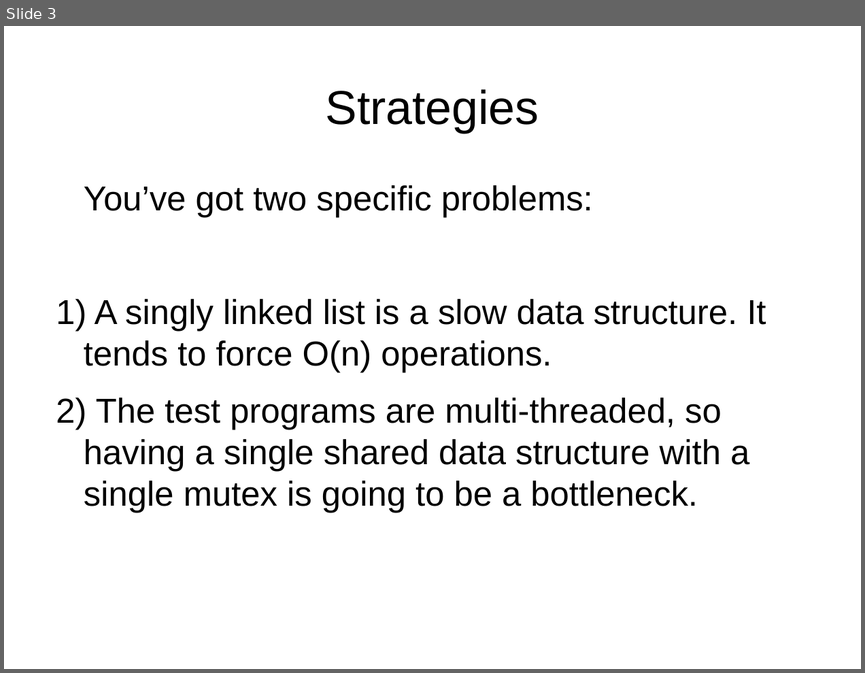
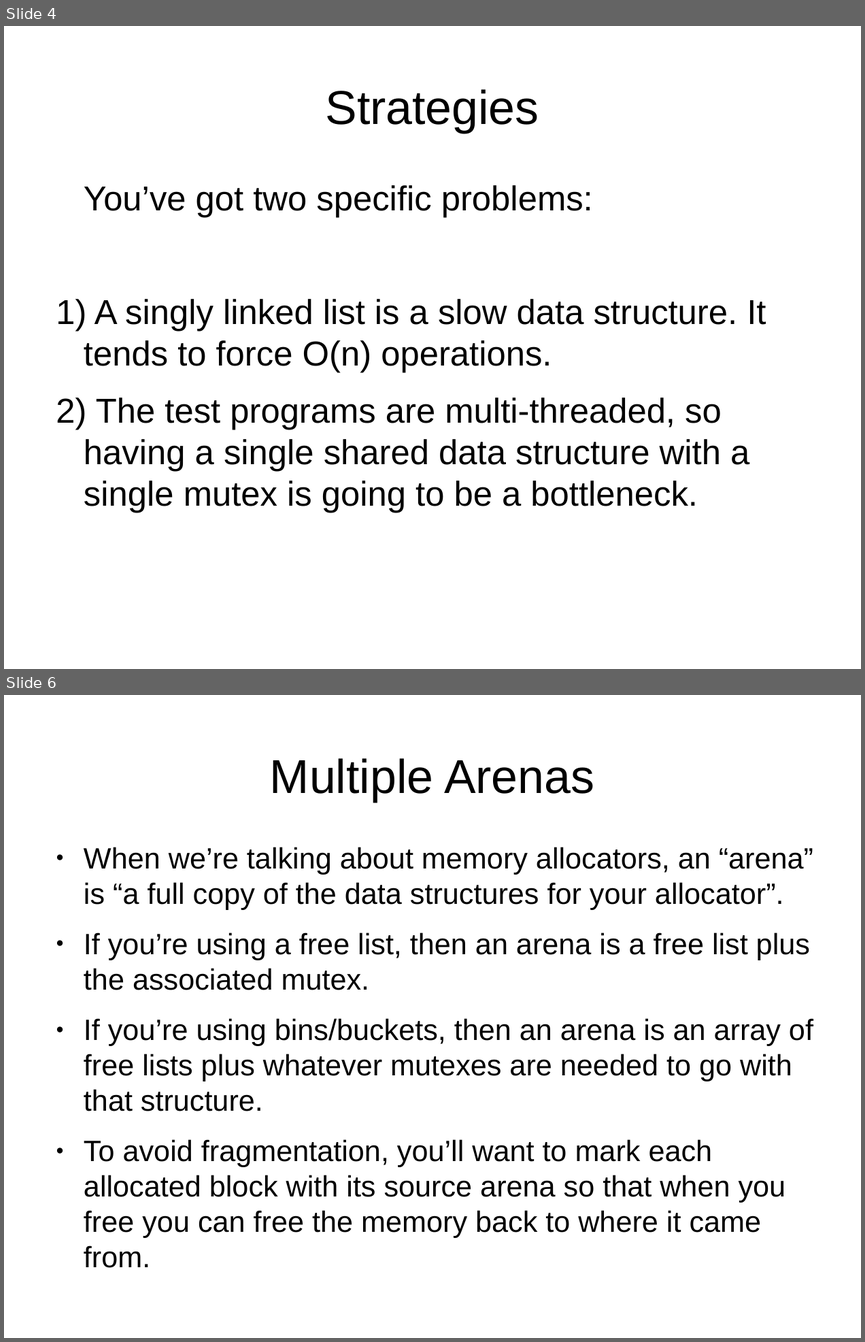
Before and after one commit to NatTuck/khoury-ntuck, a slide deck: courses/2020/01/cs3650/notes/18-advanced-malloc/ch02-hints.odp. Shown one above the other, each under a label of ours: slide 3 before the commit, slides 4 and 6 after it; the slides between them are not shown. The pictures are 865x673 and 865x1342 pixels, drawn with LibreOffice and Linux fonts; fonts in the diff are those of the drawing; background and template pictures are left out. Boxes give left, top, right and bottom in pixels: in the first picture for what was removed or moved away, otherwise in the second. Text is boxed around its words. In the diff, an @@ line names an element or a change of style, - is before the commit and + after.

Commit message:
3650: Lecture 19

```diff
--- a/courses/2020/01/cs3650/notes/18-advanced-malloc/ch02-hints.odp
+++ b/courses/2020/01/cs3650/notes/18-advanced-malloc/ch02-hints.odp
@@ slide 6 added at [4,695,861,1338], background #FFFFFF @@
@@ title added at [270,758,594,802], 44 pt, text #000000 @@
+Multiple Arenas
@@ text added at [84,847,813,1268], 27.2 pt, text #000000 @@
+● When we’re talking about memory allocators, an “arena” is “a full copy of the data structures for your allocator”.
+● If you’re using a free list, then an arena is a free list plus the associated mutex.
+● If you’re using bins/buckets, then an arena is an array of free lists plus whatever mutexes are needed to go with that structure.
+● To avoid fragmentation, you’ll want to mark each allocated block with its source arena so that when you free you can free the memory back to where it came from.
@@ what was slide 3 is now slide 4 @@
```
Also in this commit, not shown: 1 slide changed, 8 other slides added, 6 other files.
